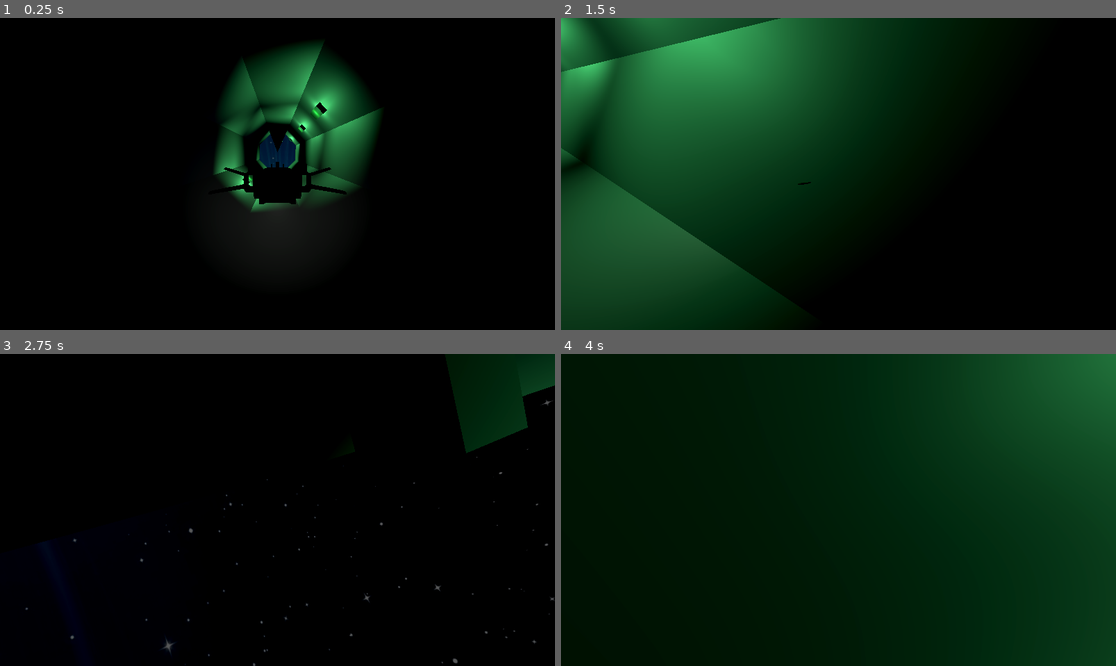
Above: before the commit, frames 1-4 (two rows, left to right).
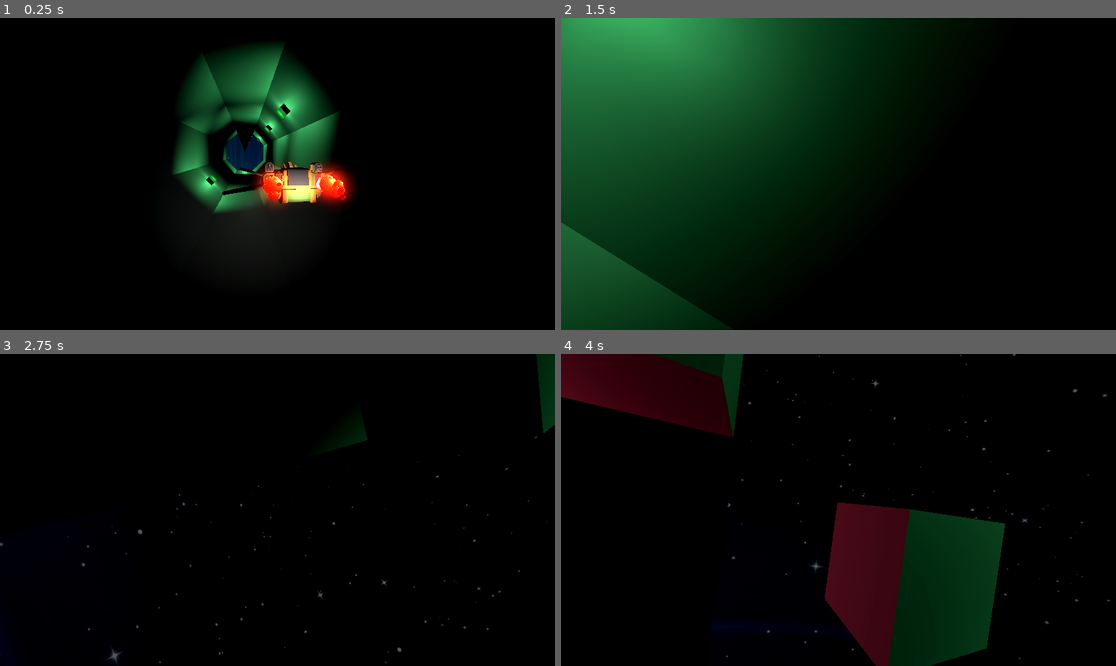
Above: after the commit, the same moments.

Repository: ilyaev/godot-tunnel-wave
Game: Godot game, scene res://world.tscn
Same seed, same stepped clock (60 frames per second), same inputs: the game is played once before the commit and once after it.
Inputs:
- Up to frame 1 (0.25 s): no input
- Up to frame 2 (1.5 s): tap Enter (ui_accept) at 0.5, 0.77 s; hold Right (ui_right) 0.53-1.28 s; hold Down (ui_down) from 1.28 s (still down)
- Up to frame 3 (2.75 s): tap Enter (ui_accept) at 1.52 s; release Down (ui_down) at 2.03 s; hold Right (ui_right) from 2.03 s (still down)
- Up to frame 4 (4 s): release Right (ui_right) at 2.78 s; hold Up (ui_up) 2.78-3.53 s; tap Enter (ui_accept) at 3.02, 3.77 s; hold Left (ui_left) from 3.53 s (still down)

The runs differ from the first frame. In frame 1, 14% of the frame differs, in the area x 31-69%, y 7-63%; in frame 2, 18%; in frame 3, 4.7%; in frame 4, 62%, in the area x 0-100%, y 0-100%.

Commit message:
feat: afterburner

Diff:
--- /dev/null
+++ b/player/burner.gdshader
@@ -0,0 +1,17 @@
+shader_type spatial;
+
+varying vec3 vertex_position;
+
+void vertex() {
+	vertex_position = (MODEL_MATRIX * vec4(VERTEX, 1.0)).xyz;
+}
+
+void fragment() {
+	// Place fragment code here.
+	vec2 uv = UV;
+
+	float d = length(uv - .5);
+
+	vec3 col = vec3(9., .3, .1) * .2/pow(d, 2.2);
+	EMISSION = col*abs(sin(vertex_position.z*3. + 4.5));
+}
--- /dev/null
+++ b/player/burner.tscn
@@ -0,0 +1,38 @@
+[gd_scene load_steps=7 format=3 uid="uid://df7wdhqgnu4q5"]
+
+[ext_resource type="Shader" path="res://player/burner.gdshader" id="1_fjdpw"]
+
+[sub_resource type="Curve" id="Curve_ueufh"]
+_data = [Vector2(0.0257087, 0.358381), 0.0, 0.31518, 0, 0, Vector2(0.436761, 0.618778), 0.0, 0.0, 0, 0, Vector2(1, 0.0705734), -0.11438, 0.0, 0, 0]
+point_count = 3
+
+[sub_resource type="CurveTexture" id="CurveTexture_jt0hd"]
+curve = SubResource("Curve_ueufh")
+
+[sub_resource type="ParticleProcessMaterial" id="ParticleProcessMaterial_22pvn"]
+emission_shape = 2
+emission_sphere_radius = 0.03
+particle_flag_align_y = true
+gravity = Vector3(2.08165e-12, 2.08165e-12, 9)
+tangential_accel_max = 3.0
+scale_curve = SubResource("CurveTexture_jt0hd")
+
+[sub_resource type="ShaderMaterial" id="ShaderMaterial_8p4r3"]
+render_priority = 0
+shader = ExtResource("1_fjdpw")
+
+[sub_resource type="CylinderMesh" id="CylinderMesh_pdlcr"]
+lightmap_size_hint = Vector2i(17, 9)
+material = SubResource("ShaderMaterial_8p4r3")
+top_radius = 0.05
+bottom_radius = 0.05
+height = 0.01
+radial_segments = 8
+rings = 1
+
+[node name="burner" type="GPUParticles3D"]
+amount = 16
+lifetime = 0.2
+randomness = 0.98
+process_material = SubResource("ParticleProcessMaterial_22pvn")
+draw_pass_1 = SubResource("CylinderMesh_pdlcr")
--- a/player/ship.tscn
+++ b/player/ship.tscn
@@ -1,6 +1,7 @@
-[gd_scene load_steps=5 format=3 uid="uid://dq2fom8mf0rya"]
+[gd_scene load_steps=6 format=3 uid="uid://dq2fom8mf0rya"]
 
 [ext_resource type="Script" path="res://player/ship.gd" id="1_bbk5x"]
+[ext_resource type="PackedScene" uid="uid://df7wdhqgnu4q5" path="res://player/burner.tscn" id="3_tg3ss"]
 [ext_resource type="PackedScene" uid="uid://bqe1t0cvsw5m1" path="res://player/ship_model.tscn" id="3_y4nt0"]
 
 [sub_resource type="SphereMesh" id="SphereMesh_akt6a"]
@@ -9,7 +10,7 @@
 radius = 0.067
 
 [node name="ship" type="Node3D"]
-transform = Transform3D(1, 0, 0, 0, 1, 0, 0, 0, 1, 2.08165e-12, -0.256, -0.7)
+transform = Transform3D(1, 0, 0, 0, 1, 0, 0, 0, 1, 0.385333, -0.256, -0.7)
 script = ExtResource("1_bbk5x")
 
 [node name="mesh" type="MeshInstance3D" parent="."]
@@ -63,4 +64,14 @@
 [node name="ship_model" parent="." instance=ExtResource("3_y4nt0")]
 transform = Transform3D(0.05, 0, 0, 0, 0.05, 0, 0, 0, 0.05, 0, 0, 0)
 
+[node name="burner" parent="ship_model" instance=ExtResource("3_tg3ss")]
+transform = Transform3D(1, 0, 0, 0, 1, 0, 0, 0, 1, -1.9996, 0.38977, 1.25888)
+
+[node name="burner2" parent="ship_model" instance=ExtResource("3_tg3ss")]
+transform = Transform3D(1, 0, 0, 0, 1, 0, 0, 0, 1, 1.985, 0.39, 1.178)
+
+[node name="SpotLight3D" type="SpotLight3D" parent="ship_model"]
+transform = Transform3D(1, 0, 0, 0, 1, 0, 0, 0, 1, 0, 0, 3.54351)
+spot_range = 1.0
+
 [connection signal="body_entered" from="mesh/Area3D" to="." method="_on_area_3d_body_entered"]
--- a/tunnel/startube.gdshader
+++ b/tunnel/startube.gdshader
@@ -14,8 +14,7 @@
 	uv.x += sin(index);
 
 	float n = n21(vec2(id.y+index*3.2, id.x-index*43.2));
-	// return step(0.5, abs(uv.y - n)) * pow(.05/abs(uv.x - .5 - (fract(n*34.22)*.3)*2. - .3), 3.5);
-	if (n21(vec2(frame, 4334.22)) > .3) {
+	if (n21(vec2(frame, 4334.22)) > .1) {
 		return step(0.5, abs(uv.y - n)) * pow(.05/abs(uv.x - .5 - (fract(n*34.22)*.3)*2. - .3), 3.5);
 	} else {
 		return step(0.5, abs(uv.y - n)) * pow(.05/abs(uv.y - .5 - (fract(n*34.22)*.3)*2. - .3), 3.5);
